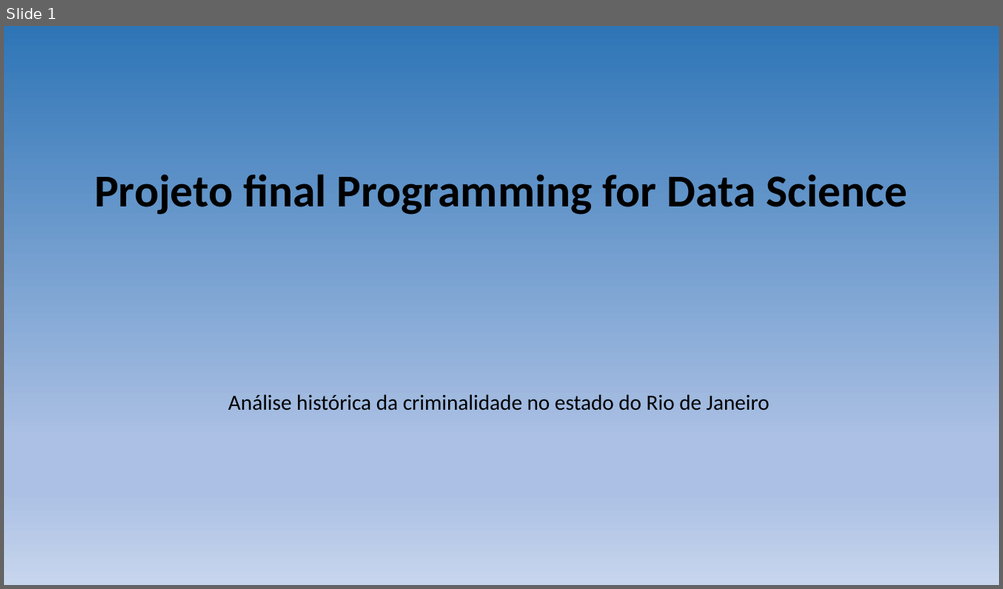
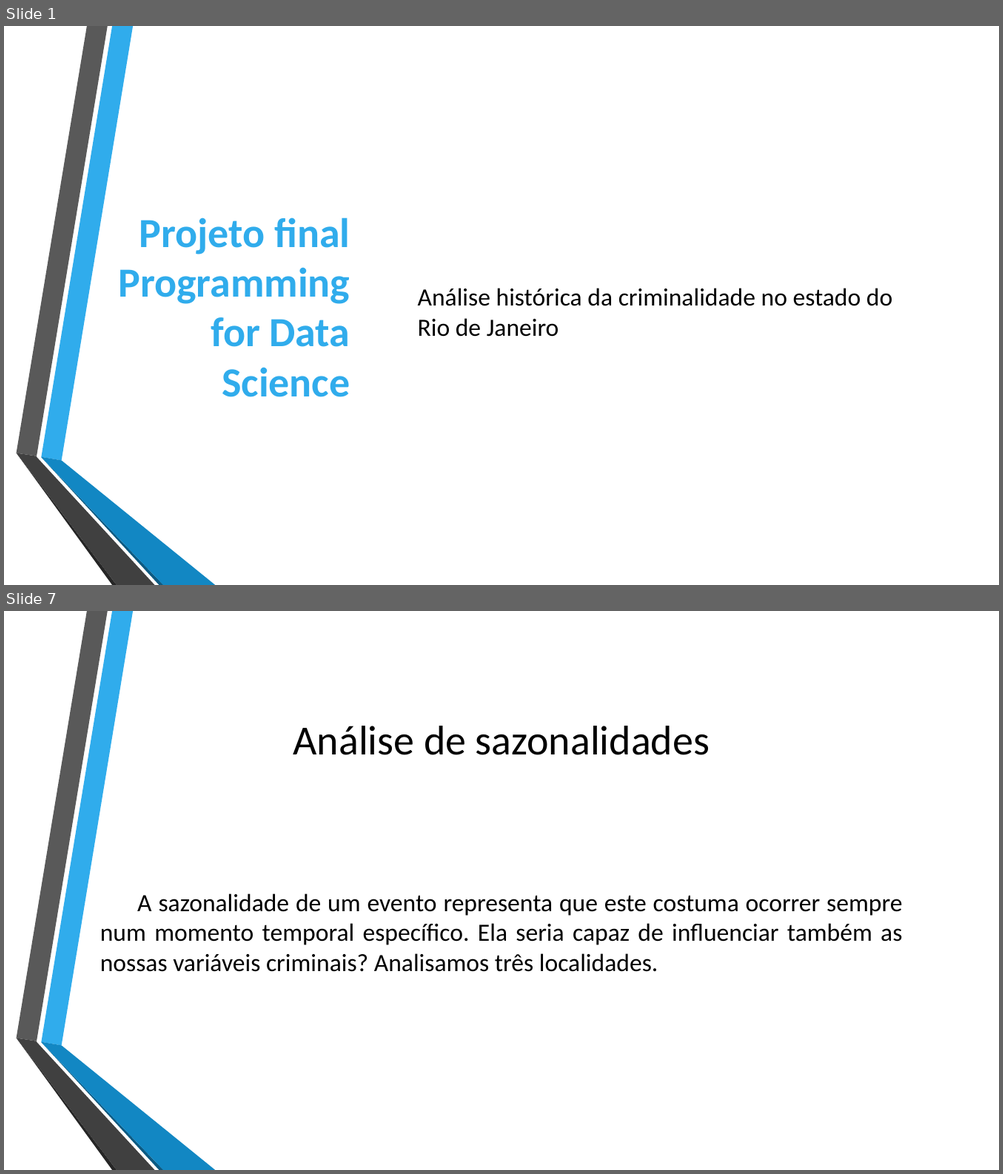
Before and after one commit to DeividCezar/Final_project, a slide deck: Apresentação.pptx. Shown one above the other, each under a label of ours: slide 1 before the commit, slides 1 and 7 after it; the slides between them are not shown. The pictures are 1003x589 and 1003x1174 pixels, drawn with LibreOffice and Linux fonts; fonts in the diff are those of the drawing; background and template pictures are left out. Boxes give left, top, right and bottom in pixels: in the first picture for what was removed or moved away, otherwise in the second. Text is boxed around its words. In the diff, an @@ line names an element or a change of style, - is before the commit and + after.

```diff
--- a/Apresentação.pptx
+++ b/Apresentação.pptx
@@ slide 7 added at (4,611,999,1170), background picture (left out); not listed: 6 template elements that a slide beside it also shows @@
@@ title added at (293,726,709,755), 40 pt, text #000000 @@
+Análise de sazonalidades
@@ text added at (100,894,902,972), 24 pt, text #000000 @@
+A sazonalidade de um evento representa que este costuma ocorrer sempre num momento temporal específico. Ela seria capaz de influenciar também as nossas variáveis criminais? Analisamos três localidades.
@@ slide 1 changed as well @@
@@ background gradient #2E75B6 to #ABC0E4 to #C7D5ED to #FFFFFF @@
@@ title "Projeto final Programming for Data ...": place and size @@
-title "Projeto final Programming for Data ..." at (94,174,907,215)
+title "Projeto final Programming for Data ..." at (118,218,350,397)
@@ title "Projeto final Programming for Data ..." at (118,218,350,397): size 44 to 40 pt, text colour #000000 to #30ACEC; alignment centre to right; line spacing 0.9 to 1 @@
@@ text "Análise histórica da criminalidade no ...": place and size @@
-text "Análise histórica da criminalidade no ..." at (228,395,769,411)
+text "Análise histórica da criminalidade no ..." at (418,288,892,337)
@@ text "Análise histórica da criminalidade no ..." at (418,288,892,337): size 20.9 to 24 pt; alignment centre to left; line spacing 0.7 to 1; vertical alignment top to middle @@
@@ group added at (16,26,215,585): 6 freeform shapes @@
```
Also in this commit, not shown: 2 other slides changed, 25 other slides added, 15 slides removed.
